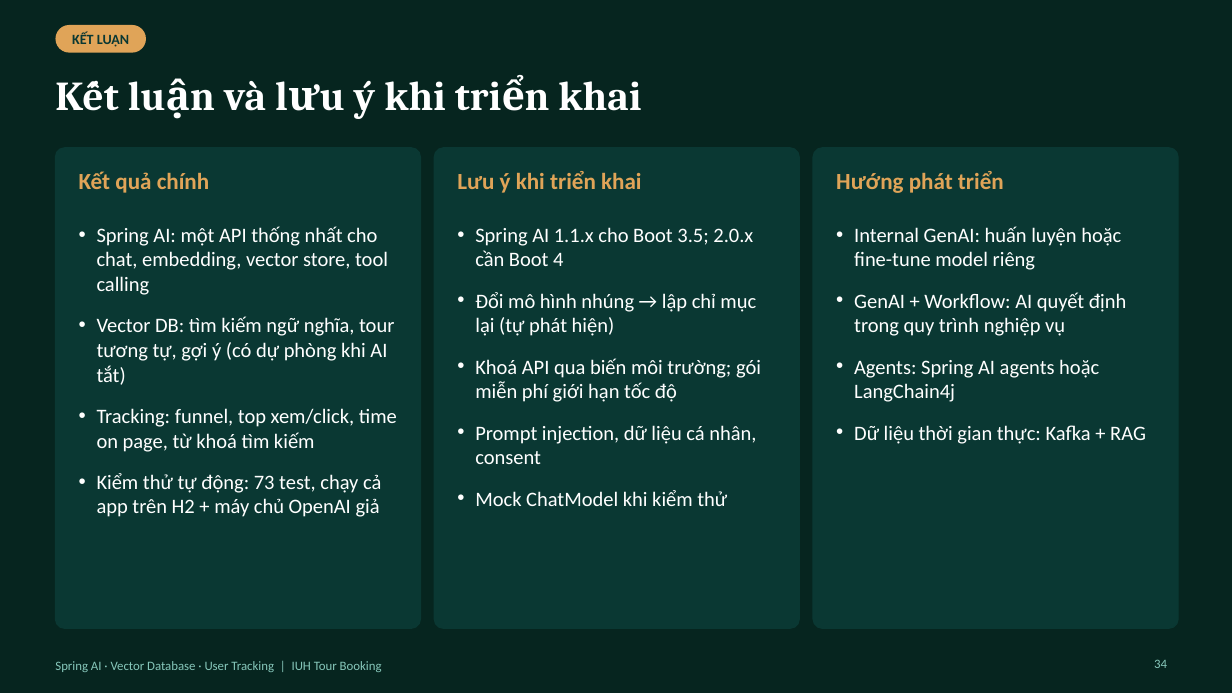
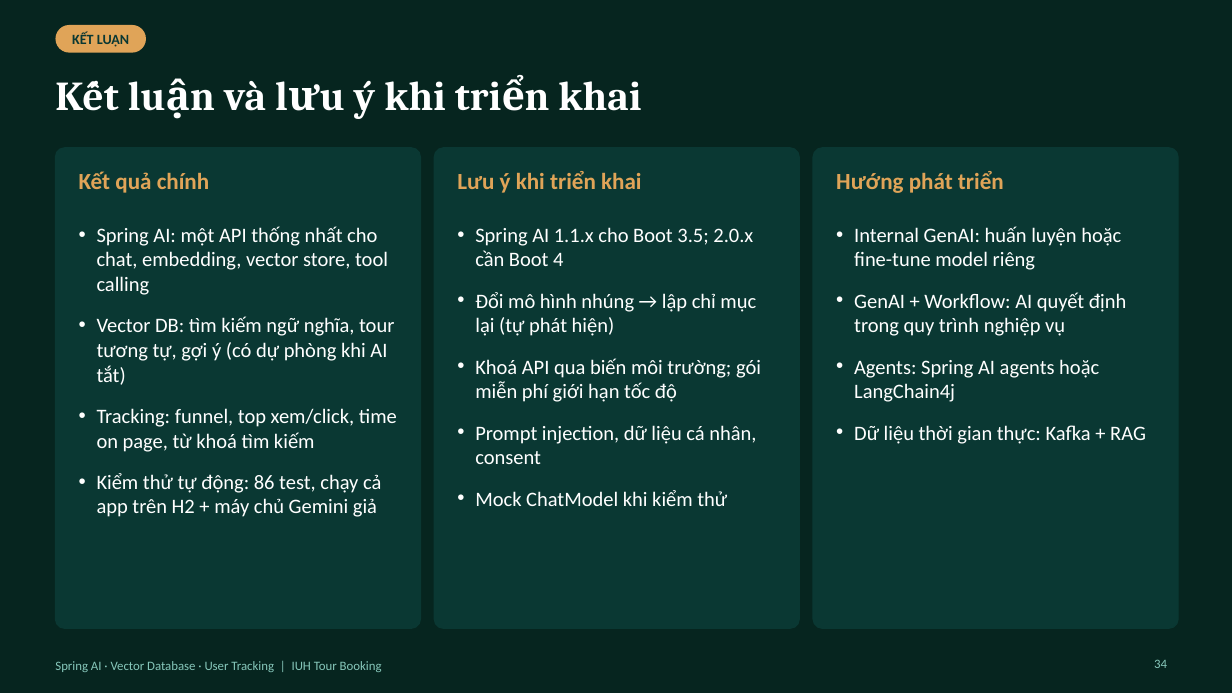
Before and after one commit to kanele05/project_www, a slide deck: slide 34 of docs/presentation/SpringAI_VectorDB_UserTracking.pptx. Drawn at 1232x693 pixels with LibreOffice and Linux fonts; fonts in the diff are those of the drawing. Boxes give left, top, right and bottom in pixels: in the first picture for what was removed or moved away, otherwise in the second. Text is boxed around its words. In the diff, an @@ line names an element or a change of style, - is before the commit and + after.

```diff
--- a/docs/presentation/SpringAI_VectorDB_UserTracking.pptx
+++ b/docs/presentation/SpringAI_VectorDB_UserTracking.pptx
@@ text at (x1=97, y1=473, x2=381, y2=517): text changed @@
-• Kiểm thử tự động: 73 test, chạy cả app trên H2 + máy chủ OpenAI giả
+• Kiểm thử tự động: 86 test, chạy cả app trên H2 + máy chủ Gemini giả
```
Also in this commit, not shown: 2 other slides changed, 16 other files.
